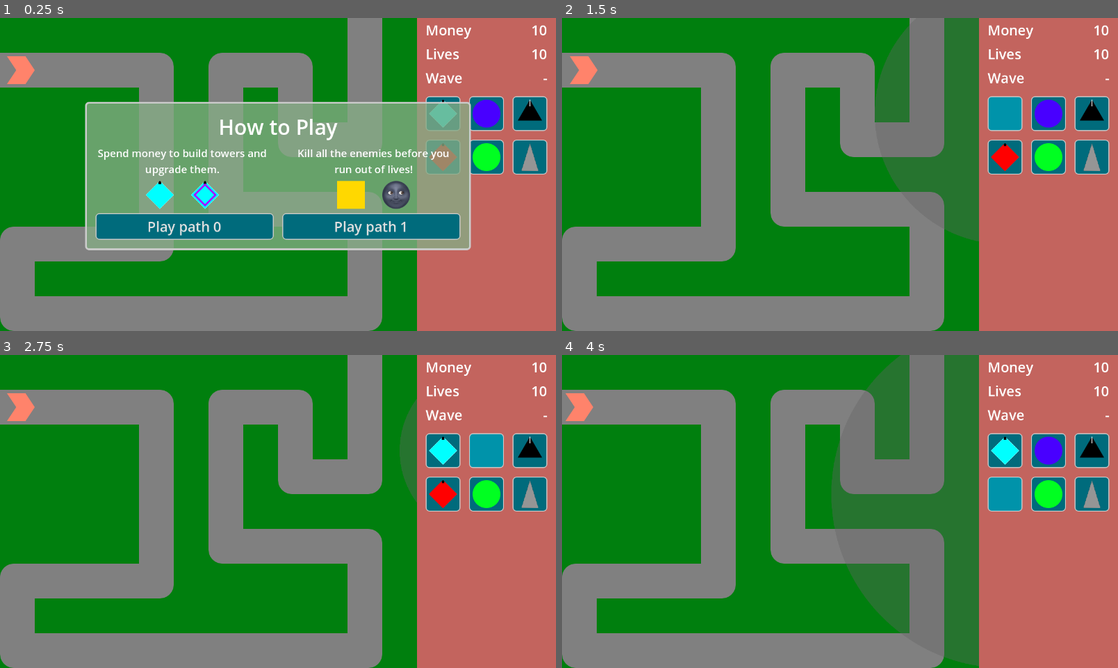
Above: before the commit, frames 1-4 (two rows, left to right).
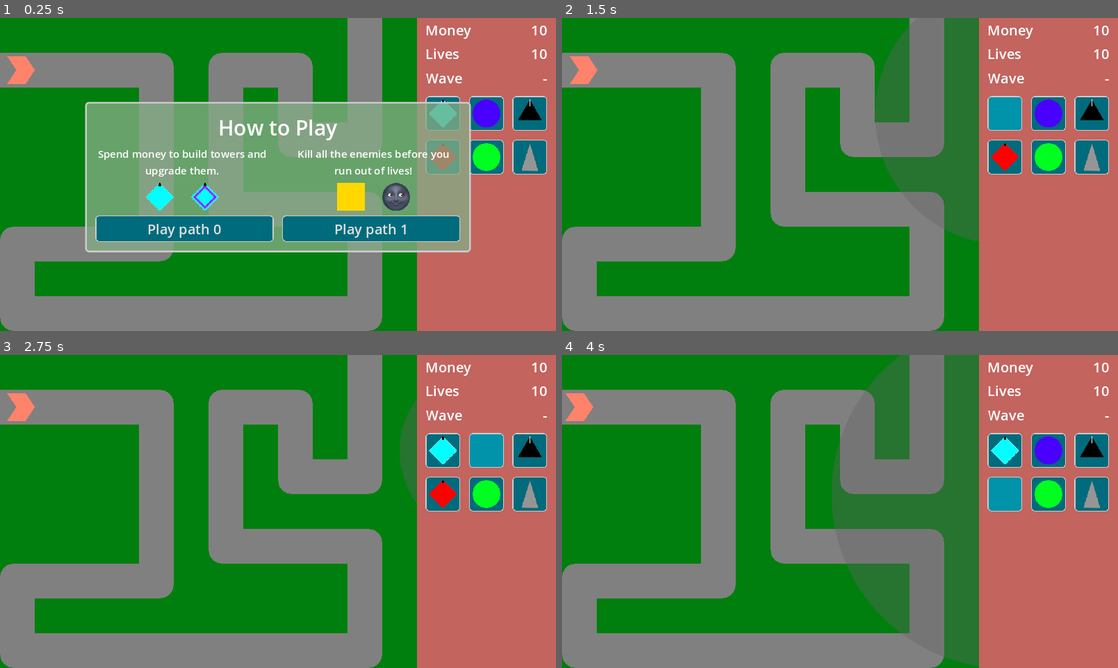
Above: after the commit, the same moments.

Repository: phrasmotica/godot-tower-defence
Game: Godot game, scene res://scenes/game.tscn
Same seed, same stepped clock (60 frames per second), same inputs: the game is played once before the commit and once after it.
Inputs (mouse positions are in pixels of both pictures, inside the frame that each line leads up to):
- Up to frame 1 (0.25 s): no input
- Up to frame 2 (1.5 s): click "Play path 0" at 0.5 s; click (1006, 115) at 1.25 s
- Up to frame 3 (2.75 s): click (489, 452) at 2 s
- Up to frame 4 (4 s): click (1090, 452) at 2.75 s; click (1006, 492) at 3.5 s

The runs differ from the first frame. In frame 1, 4.8% of the frame differs, in the area x 0-99%, y 2-100%; in frame 2, 0.5%; in frame 3, 0.5%; in frame 4, 0.5%.

Commit message:
Stretch game to viewport while keeping aspect ratio

Diff:
--- a/project.godot
+++ b/project.godot
@@ -19,6 +19,7 @@
 
 window/size/viewport_width=1280
 window/size/viewport_height=720
+window/stretch/mode="canvas_items"
 
 [input]
 
